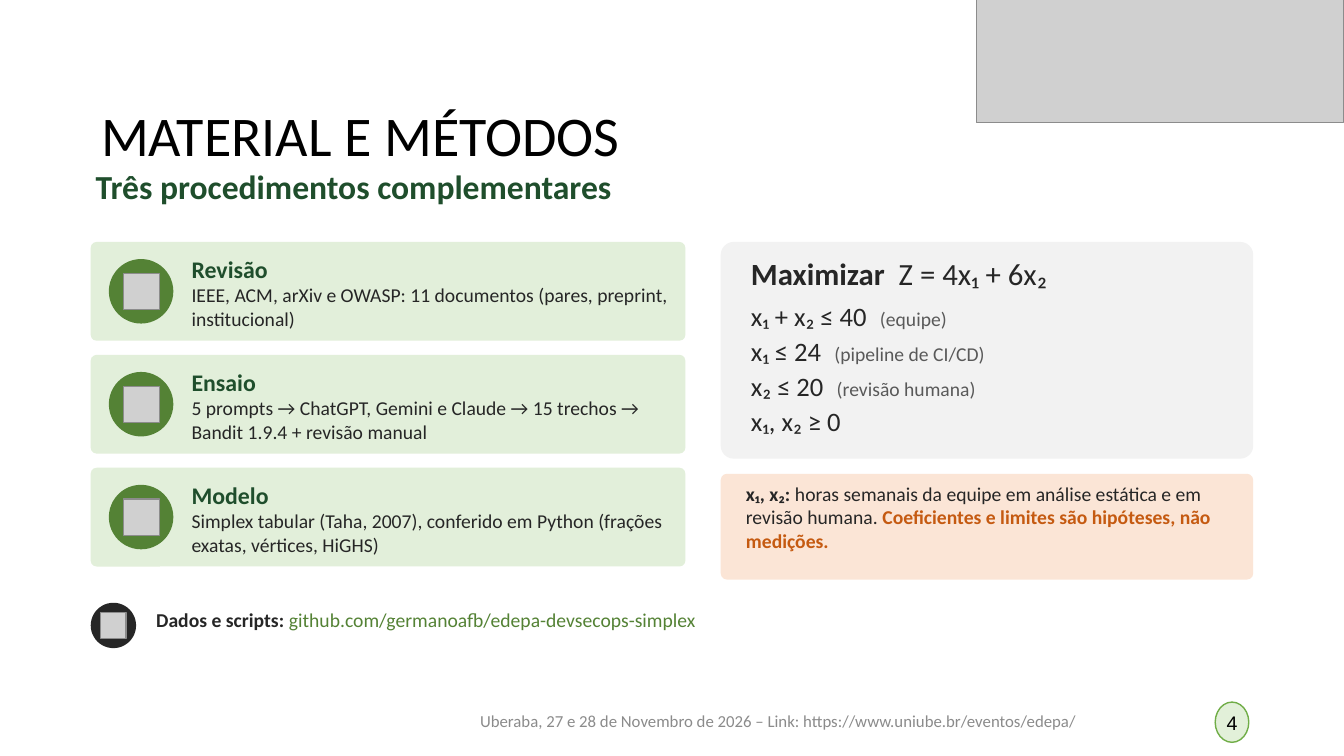
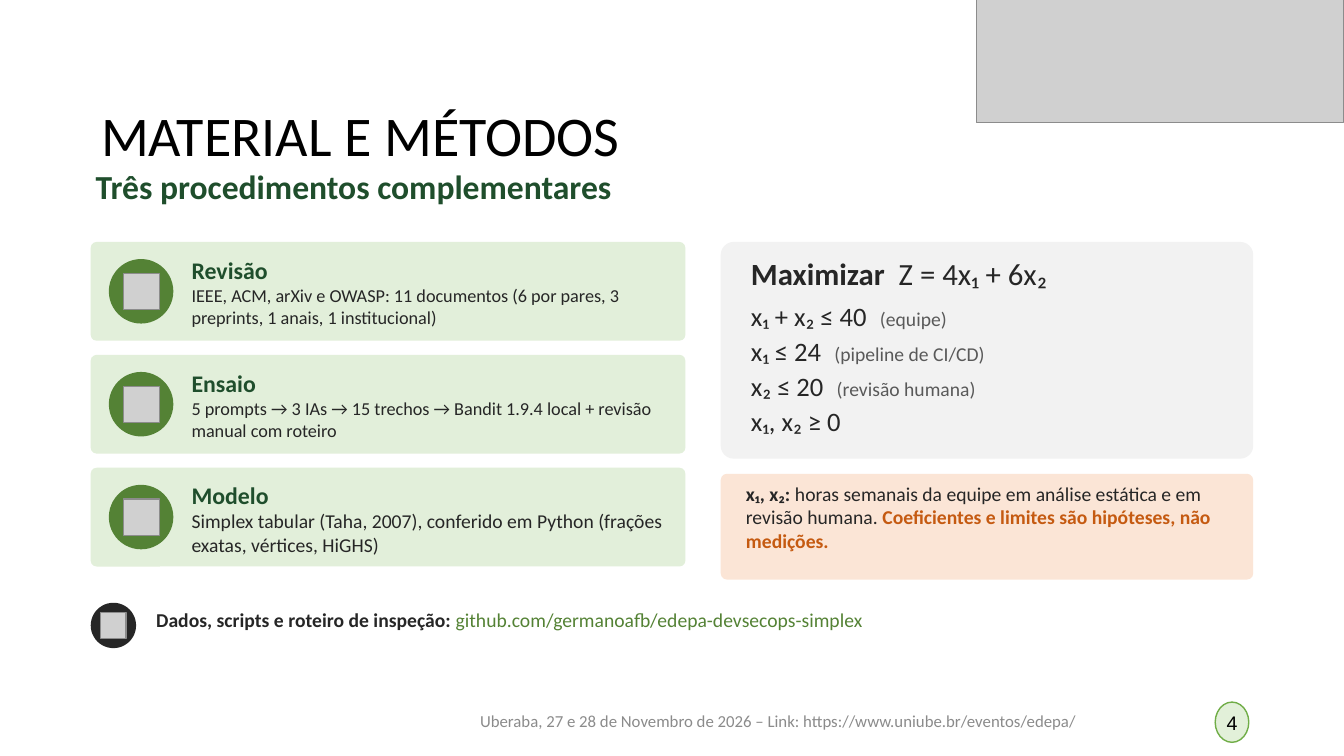
Before and after one commit to germanoafb/edepa-devsecops-simplex, a slide deck: slide 4 of apresentacao/Apresentacao EDEPA 2026 - Germano Augusto Freitas Barbosa.pptx. Drawn at 1344x756 pixels with LibreOffice and Linux fonts; fonts in the diff are those of the drawing; grey boxes stand for pictures. Boxes give left, top, right and bottom in pixels: in the first picture for what was removed or moved away, otherwise in the second. Text is boxed around its words. In the diff, an @@ line names an element or a change of style, - is before the commit and + after.

```diff
--- a/apresentacao/Apresentacao EDEPA 2026 - Germano Augusto Freitas Barbosa.pptx
+++ b/apresentacao/Apresentacao EDEPA 2026 - Germano Augusto Freitas Barbosa.pptx
@@ text at <box>192,289,619,327</box>: text changed; size 14 to 13 pt @@
-IEEE, ACM, arXiv e OWASP: 11 documentos (pares, preprint, institucional)
+IEEE, ACM, arXiv e OWASP: 11 documentos (6 por pares, 3 preprints, 1 anais, 1 institucional)
@@ text at <box>192,402,651,437</box>: text changed; size 14 to 13 pt @@
-5 prompts → ChatGPT, Gemini e Claude → 15 trechos → Bandit 1.9.4 + revisão manual
+5 prompts → 3 IAs → 15 trechos → Bandit 1.9.4 local + revisão manual com roteiro
@@ text at <box>156,613,863,631</box>: text changed @@
-Dados e scripts: github.com/germanoafb/edepa-devsecops-simplex
+Dados, scripts e roteiro de inspeção: github.com/germanoafb/edepa-devsecops-simplex
```
Also in this commit, not shown: 5 other slides changed.
